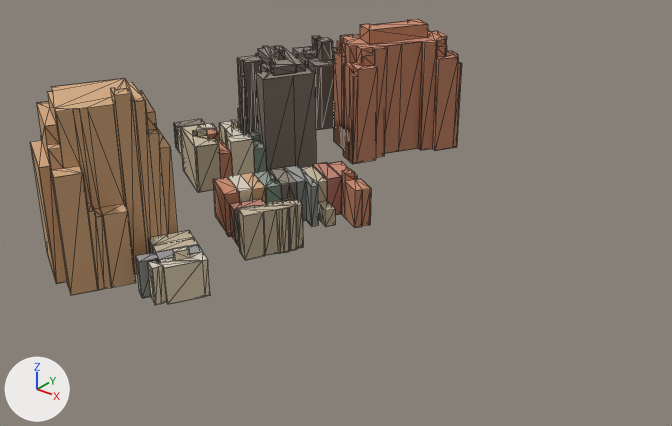
An edit to the glTF model public/models/washington-city/tile-6_-3.glb, drawn before and after from the same camera.
Before and after are seen from a camera (50 mm lens) standing at (1475.0, 206.0, 170.0) and looking at (1264.0, 469.0, 7.0). Arrows for +X, +Y and +Z are at lower left; the lights stay in place. The picture after the commit comes second. Mesh edges are drawn as thin lines. Where no turn or scale is listed for an object, it has been applied to the vertices. Vertices at exactly the same position are counted once.

Objects in the first picture: 'roof', 'wall'.
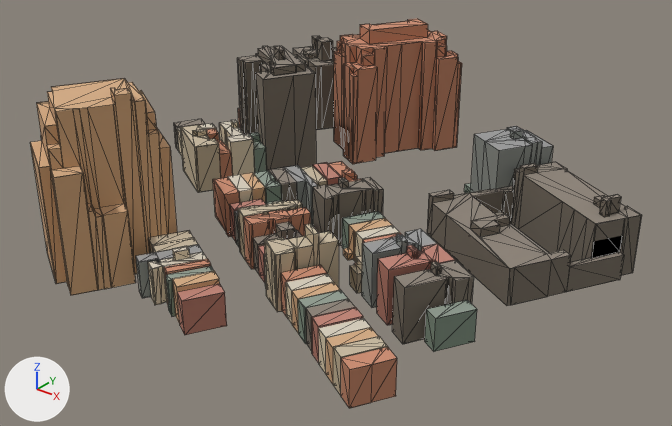
The newer file is also turned or shifted as a whole; pictures and numbers use the older file's frame.

What differs and where, as boxes [x1, y1, x2, y2] in the pictures (672 x 426 px):
'wall', reshaped (42% wider, 36% taller)
    before: [30, 20, 462, 305]
    after: [30, 20, 642, 408]
'roof', reshaped (42% wider, 40% taller)
    before: [30, 19, 461, 269]
    after: [30, 19, 641, 370]
part 1 of me_mesh_1, added
    after: [172, 273, 220, 324]
part 2 of me_mesh_1, added
    after: [355, 232, 400, 262]
part 3 of me_mesh_1, added
    after: [258, 247, 265, 283]
part 4 of me_mesh_1, added
    after: [318, 321, 368, 374]
part 5 of me_mesh_1, added
    after: [177, 292, 227, 335]
part 6 of me_mesh_1, added
    after: [292, 292, 299, 334]
part 7 of me_mesh_1, added
    after: [164, 128, 642, 408]
part 8 of me_mesh_1, recoloured (beige)
    before: [243, 210, 284, 260]
part 9 of me_mesh_2, added
    after: [326, 328, 378, 348]
part 10 of me_mesh_2, added
    after: [305, 224, 318, 234]
part 11 of me_mesh_2, added
    after: [173, 271, 219, 287]
part 12 of me_mesh_2, added
    after: [356, 225, 399, 239]
part 13 of me_mesh_2, added
    after: [319, 318, 371, 338]
part 14 of me_mesh_2, added
    after: [281, 265, 327, 281]
part 15 of me_mesh_2, added
    after: [177, 284, 224, 301]
part 16 of me_mesh_2, added
    after: [292, 282, 340, 299]
part 17 of me_mesh_2, added
    after: [306, 299, 354, 317]
part 18 of me_mesh_2, added
    after: [363, 233, 401, 242]
part 19 of me_mesh_2, added
    after: [520, 163, 537, 168]
part 20 of me_mesh_2, added
    after: [164, 126, 641, 370]

The change, as a diff of the scene's bpy script:
```diff
--- a/public/models/washington-city/tile-6_-3.glb.py
+++ b/public/models/washington-city/tile-6_-3.glb.py
@@ me_mesh_1 @@
-me_mesh_1.from_pydata(...)  # 1055 vertices, 1058 faces; spans x -62.0..62.0, y -111.0..111.0, z -36.0..36.0
+me_mesh_1.from_pydata(...)  # 1853 vertices, 1866 faces; spans x -62.0..162.0, y -111.0..111.0, z -36.0..36.0
+# me_mesh_1 part 1: the loose piece of 8 vertices spanning x 27.0..40.0, y -88.0..-71.0, z -34.0..-20.0 is copied, and the copy is moved by (24.0, -13.0, 0.0); it spans x 51.0..64.0, y -100.0..-84.0, z -34.0..-19.0
+# me_mesh_1 part 2: the loose piece of 8 vertices spanning x 27.0..40.0, y -88.0..-71.0, z -34.0..-20.0 is copied, and the copy is moved by (49.0, 57.0, -1.0); it spans x 75.0..88.0, y -30.0..-14.0, z -34.0..-22.0
+# me_mesh_1 part 3: the loose piece of 8 vertices spanning x 27.0..40.0, y -88.0..-71.0, z -34.0..-20.0 is copied, and the copy is turned 0 degrees about the z axis through its middle and scaled by 0.811, then moved by (26.0, 25.0, -2.0); it spans x 54.0..65.0, y -61.0..-48.0, z -34.0..-22.0
+# me_mesh_1 part 4: the loose piece of 8 vertices spanning x 27.0..40.0, y -88.0..-71.0, z -34.0..-20.0 is copied, and the copy is moved by (80.0, -3.0, -1.0); it spans x 107.0..120.0, y -91.0..-74.0, z -35.0..-21.0
+# me_mesh_1 part 5: the loose piece of 8 vertices spanning x 27.0..40.0, y -88.0..-71.0, z -34.0..-20.0 is copied, and the copy is moved by (29.0, -16.0, -1.0); it spans x 57.0..69.0, y -103.0..-87.0, z -34.0..-21.0
+# me_mesh_1 part 6: the loose piece of 8 vertices spanning x 27.0..40.0, y -88.0..-71.0, z -34.0..-20.0 is copied, and the copy is moved by (59.0, 9.0, -1.0); it spans x 86.0..99.0, y -79.0..-63.0, z -34.0..-21.0
+# me_mesh_1 part 7: 750 vertices added at x 42.0..162.0, y -99.0..67.0, z -36.0..1.0
+# me_mesh_1 part 8: 4 kept faces spanning x 42.0..49.0, y -52.0..-39.0, z -35.0..-16.0 get new vertex colours; the middle colour goes from beige #b9a98d to orange #b77c5f
 me_mesh_1.materials.append(mat_city_ground)
@@ me_mesh_2 @@
-me_mesh_2.from_pydata(...)  # 681 vertices, 506 faces; spans x -62.0..62.0, y -111.0..111.0, z -36.0..36.0
+me_mesh_2.from_pydata(...)  # 1161 vertices, 866 faces; spans x -62.0..162.0, y -111.0..111.0, z -36.0..36.0
+# me_mesh_2 part 9: the loose piece of 4 vertices spanning x 27.0..40.0, y -88.0..-71.0, z -20.0 is copied, and the copy is moved by (86.0, -6.0, -2.0); it spans x 113.0..125.0, y -93.0..-77.0, z -21.0
+# me_mesh_2 part 10: the loose piece of 4 vertices spanning x 41.0..51.0, y -12.0..-5.0, z -26.0 is copied, and the copy is moved by (31.0, -46.0, 17.0); it spans x 73.0..81.0, y -57.0..-52.0, z -9.0
+# me_mesh_2 part 11: the loose piece of 4 vertices spanning x 27.0..40.0, y -88.0..-71.0, z -20.0 is copied, and the copy is moved by (24.0, -13.0, 0.0); it spans x 51.0..64.0, y -100.0..-84.0, z -19.0
+# me_mesh_2 part 12: the loose piece of 4 vertices spanning x 27.0..40.0, y -88.0..-71.0, z -20.0 is copied, and the copy is moved by (49.0, 57.0, -2.0); it spans x 75.0..88.0, y -30.0..-14.0, z -22.0
+# me_mesh_2 part 13: the loose piece of 4 vertices spanning x 27.0..40.0, y -88.0..-71.0, z -20.0 is copied, and the copy is moved by (80.0, -3.0, -1.0); it spans x 107.0..120.0, y -91.0..-74.0, z -21.0
+# me_mesh_2 part 14: the loose piece of 5 vertices spanning x 24.0..36.0, y -45.0..-31.0, z -20.0 is copied, and the copy is moved by (51.0, -27.0, -1.0); it spans x 75.0..88.0, y -72.0..-57.0, z -21.0
+# me_mesh_2 part 15: the loose piece of 4 vertices spanning x 27.0..40.0, y -88.0..-71.0, z -20.0 is copied, and the copy is moved by (29.0, -16.0, -2.0); it spans x 57.0..69.0, y -103.0..-87.0, z -21.0
+# me_mesh_2 part 16: the loose piece of 4 vertices spanning x 27.0..40.0, y -88.0..-71.0, z -20.0 is copied, and the copy is moved by (59.0, 9.0, -1.0); it spans x 86.0..99.0, y -79.0..-63.0, z -21.0
+# me_mesh_2 part 17: the loose piece of 4 vertices spanning x 27.0..40.0, y -88.0..-71.0, z -20.0 is copied, and the copy is moved by (70.0, 3.0, -1.0); it spans x 97.0..109.0, y -84.0..-68.0, z -21.0
+# me_mesh_2 part 18: the loose piece of 4 vertices spanning x 27.0..40.0, y -88.0..-71.0, z -20.0 is copied, and the copy is moved by (54.0, 54.0, -2.0); it spans x 81.0..94.0, y -34.0..-17.0, z -22.0
+# me_mesh_2 part 19: the loose piece of 4 vertices spanning x 16.0..20.0, y 53.0..59.0, z 17.0 is copied, and the copy is moved by (94.0, -17.0, -24.0); it spans x 109.0..114.0, y 35.0..42.0, z -7.0
+# me_mesh_2 part 20: 399 vertices added at x 42.0..162.0, y -99.0..67.0, z -35.0..-1.0
+# other edits to the shape of me_mesh_2 do not show in these pictures
 me_mesh_2.materials.append(mat_city_ground)
```
